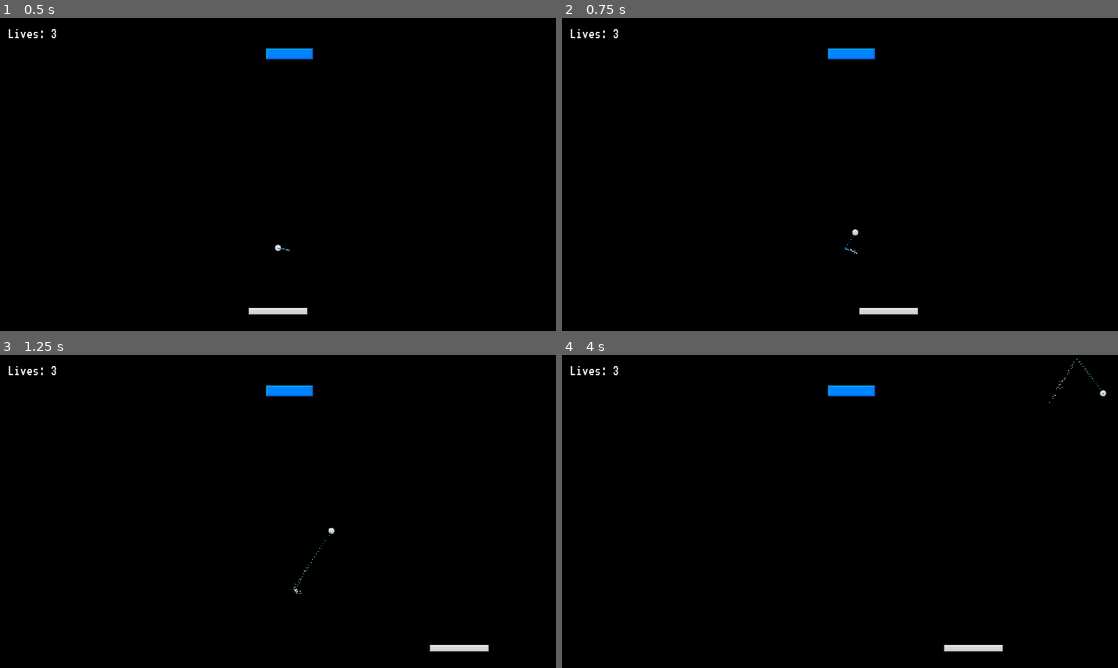
Above: before the commit, frames 1-4 (two rows, left to right).
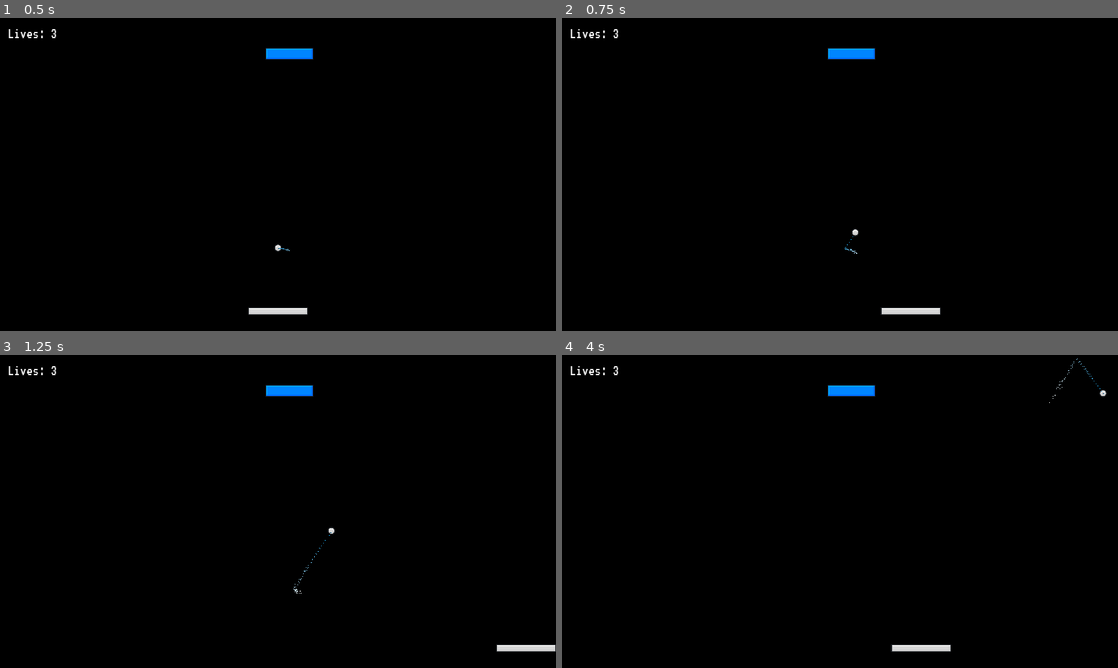
Above: after the commit, the same moments.

Repository: humorW/Brick-Breaker
Game: Godot game, scene res://Scenes/main.tscn
The game is run twice, just before and just after one commit, with the same random seed, the same clock (stepped at 60 frames per second) and the same inputs.
Inputs:
- Up to frame 1 (0.5 s): no input
- Up to frame 2 (0.75 s): tap Enter at 0.5 s; hold D (right) from 0.53 s (still down)
- Up to frame 3 (1.25 s): keep holding D (right)
- Up to frame 4 (4 s): release D (right) at 1.28 s; hold A (left) 1.28-2.03 s; hold D (right) 2.03-3.53 s; hold A (left) from 3.53 s (still down)

Frame 1 is identical in both runs. In frame 2, 0.2% of the frame differs, in the area x 53-69%, y 92-95%; in frame 3, 0.5%, in the area x 77-100%, y 92-95%; in frame 4, 0.5%.

Commit message:
add level 4

Diff:
--- a/Scripts/level_definitions.gd
+++ b/Scripts/level_definitions.gd
@@ -7,22 +7,26 @@
 ]
 
 var level_2 = [
+	[1, 1, 1, 1, 1, 1, 1, 1]
+]
+
+var level_3 = [
 	[5, 5, 5, 5, 5, 5, 5, 5],
-	[5, 5, 4, 4, 4, 5, 5, 5],
-	[0, 0, 5, 5, 5, 3, 0, 0],
+	[5, 5, 5, 4, 4, 5, 5, 5],
+	[0, 0, 0, 5, 5, 0, 0, 0],
 	[2, 2, 2, 4, 4, 4, 5, 5],
 	[1, 1, 1, 1, 1, 1, 1, 1]
 ]
 
-var level_3 = [
-	[5, 4, 5, 4, 5, 4, 5, 4, 5],
+var level_4 = [
+	[5, 4, 5, 6, 5, 5, 6, 4, 5],
 	[4, 3, 4, 3, 4, 3, 4, 3, 4],
-	[3, 2, 3, 2, 3, 2, 3, 2, 3],
-	[2, 1, 2, 1, 2, 1, 2, 1, 2],
-	[1, 0, 1, 0, 1, 0, 1, 0, 1]
+	[3, 2, 3, 5, 3, 2, 3, 2, 3],
+	[2, 1, 2, 5, 2, 1, 2, 1, 2],
+	[1, 0, 1, 0, 5, 3, 5, 0, 1]
 ]
 
-var levels = [level_1, level_2, level_3]
+var levels = [level_1, level_2, level_3, level_4]
 
 func get_current_level():
 	return levels[current_level - 1]
--- a/Scripts/paddle.gd
+++ b/Scripts/paddle.gd
@@ -7,7 +7,7 @@
 var half_paddle_width: float
 var is_ball_started = false
 
-@export var speed = 550
+@export var speed = 800
 @export var camera: Camera2D
 
 @onready var ball = $"../Ball" as Ball
